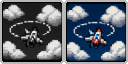
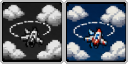
Comparing the layer stacks of the two 128×64 images. Changes:
removed layer "Layer 5" over box(67, 4, 124, 5)